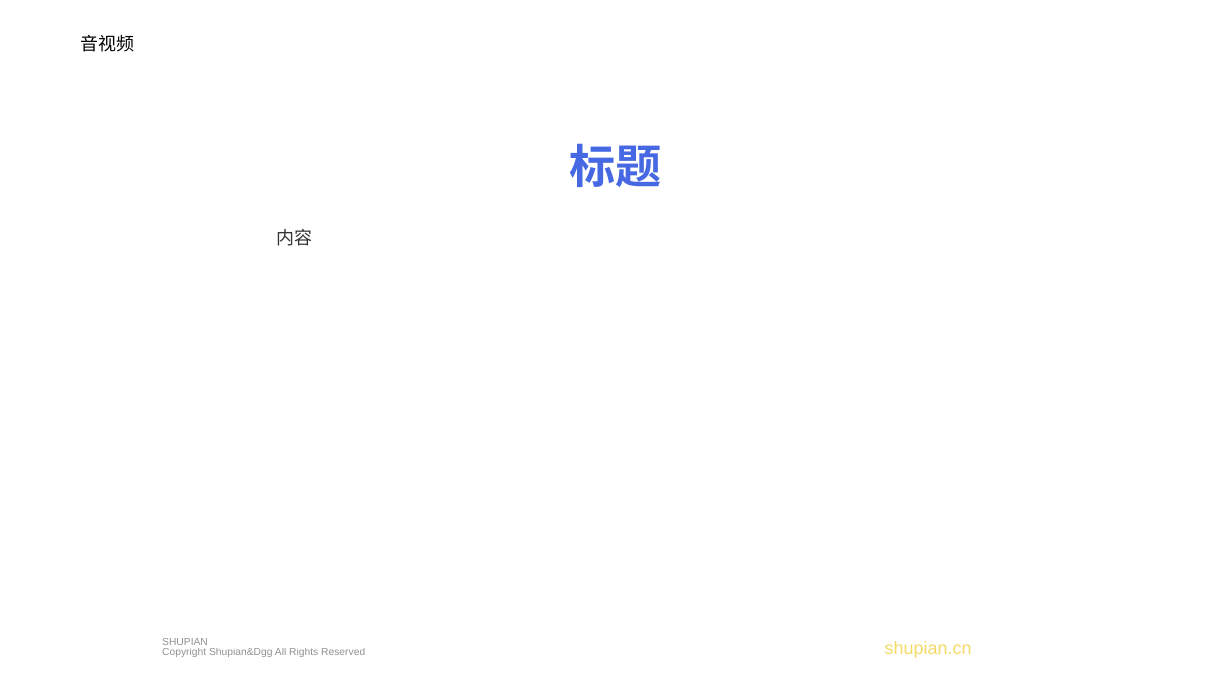
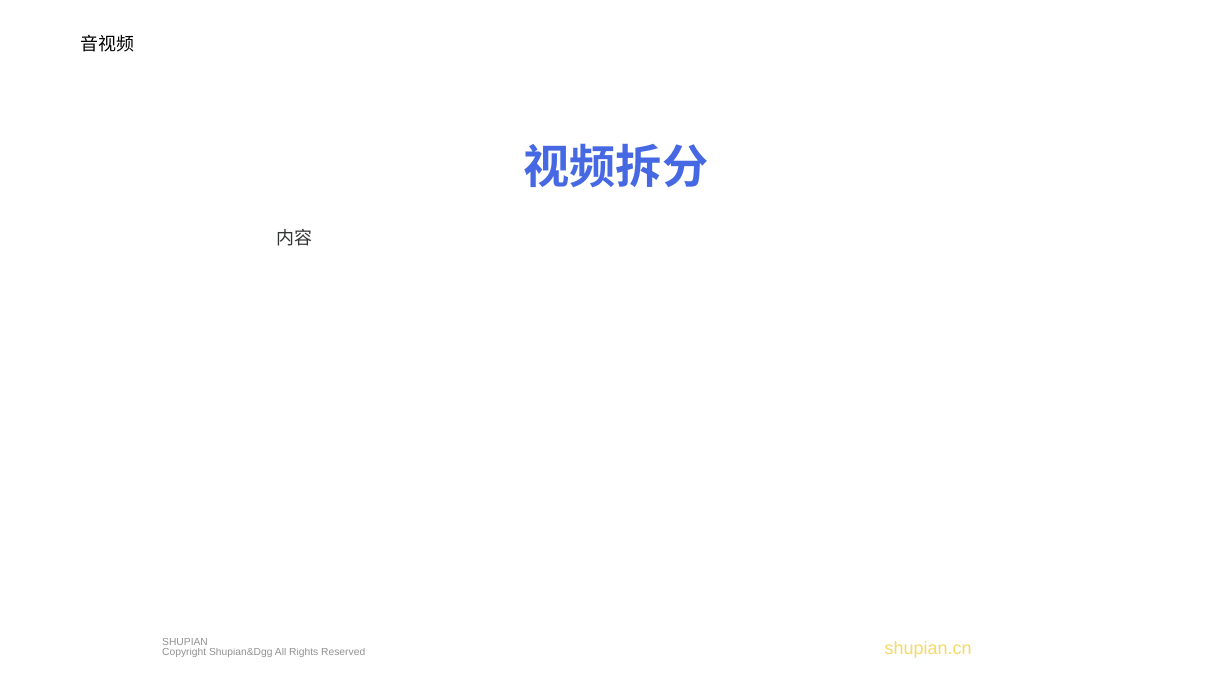
Before and after one commit to xiaowifi/MyNote, a slide deck: slide 16 of blogpage/content/posts/Android/音视频/培训/音视频原理简介.pptx (slide 7 before the commit). Drawn at 1232x693 pixels with LibreOffice and Linux fonts; fonts in the diff are those of the drawing; background and template pictures are left out. Boxes give left, top, right and bottom in pixels: in the first picture for what was removed or moved away, otherwise in the second. Text is boxed around its words. In the diff, an @@ line names an element or a change of style, - is before the commit and + after.

```diff
--- a/blogpage/content/posts/Android/音视频/培训/音视频原理简介.pptx
+++ b/blogpage/content/posts/Android/音视频/培训/音视频原理简介.pptx
@@ text at (524, 143, 709, 188): text changed @@
-标题
+视频拆分
```
Also in this commit, not shown: 1 other slide changed, 10 slides added.
